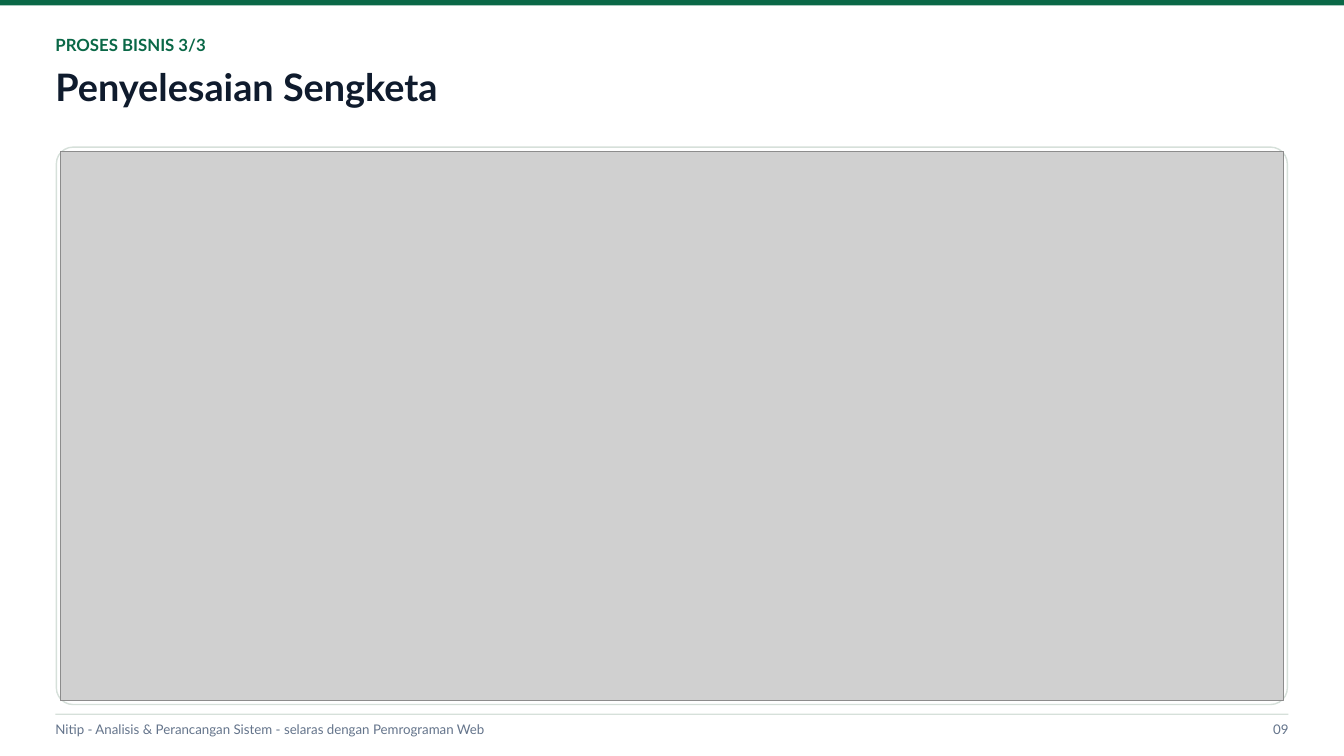
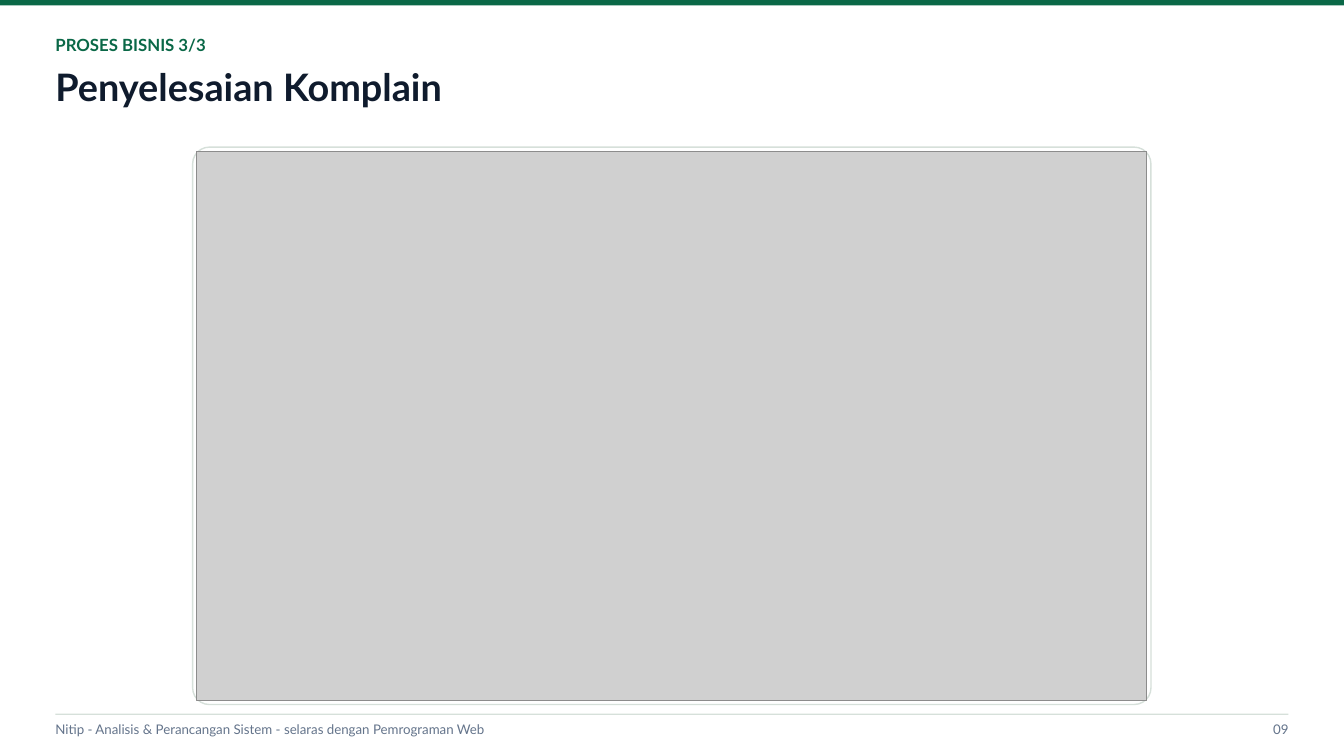
Before and after one commit to Fabiann227/nitip, a slide deck: slide 10 of presentasi/Nitip_Analisis_Perancangan_Sistem.pptx. Drawn at 1344x756 pixels with LibreOffice and Linux fonts; fonts in the diff are those of the drawing; grey boxes stand for pictures. Boxes give left, top, right and bottom in pixels: in the first picture for what was removed or moved away, otherwise in the second. Text is boxed around its words. In the diff, an @@ line names an element or a change of style, - is before the commit and + after.

```diff
--- a/presentasi/Nitip_Analisis_Perancangan_Sistem.pptx
+++ b/presentasi/Nitip_Analisis_Perancangan_Sistem.pptx
@@ text at (55, 73, 442, 108): text changed @@
-Penyelesaian Sengketa
+Penyelesaian Komplain
@@ rounded rectangle: place and size @@
-rounded rectangle at (56, 147, 1288, 705)
+rounded rectangle at (193, 147, 1151, 705)
@@ picture: place and size @@
-picture at (60, 151, 1284, 701)
+picture at (197, 151, 1147, 701)
```
Also in this commit, not shown: 9 other slides changed, 17 other files.
